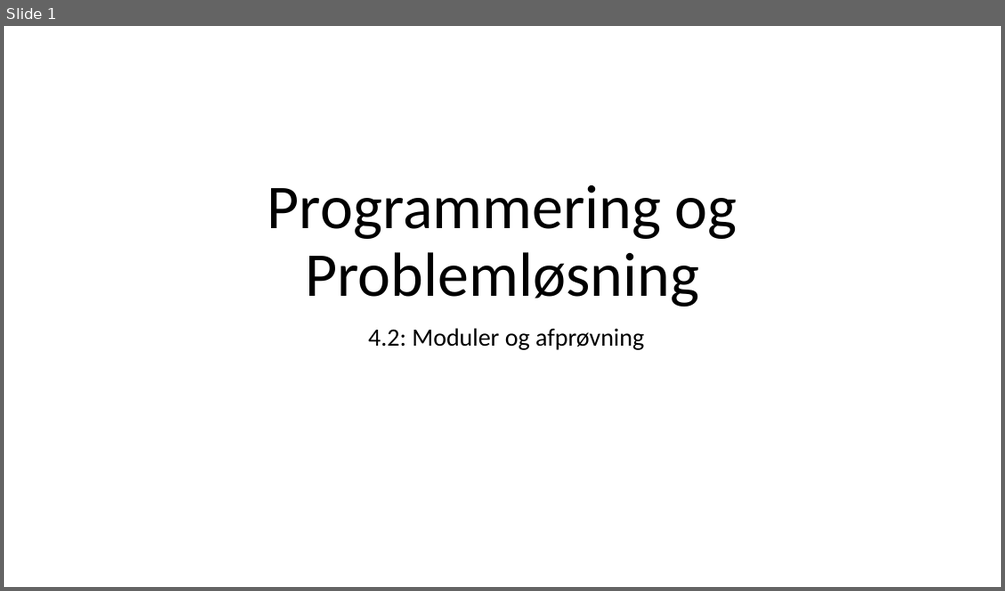
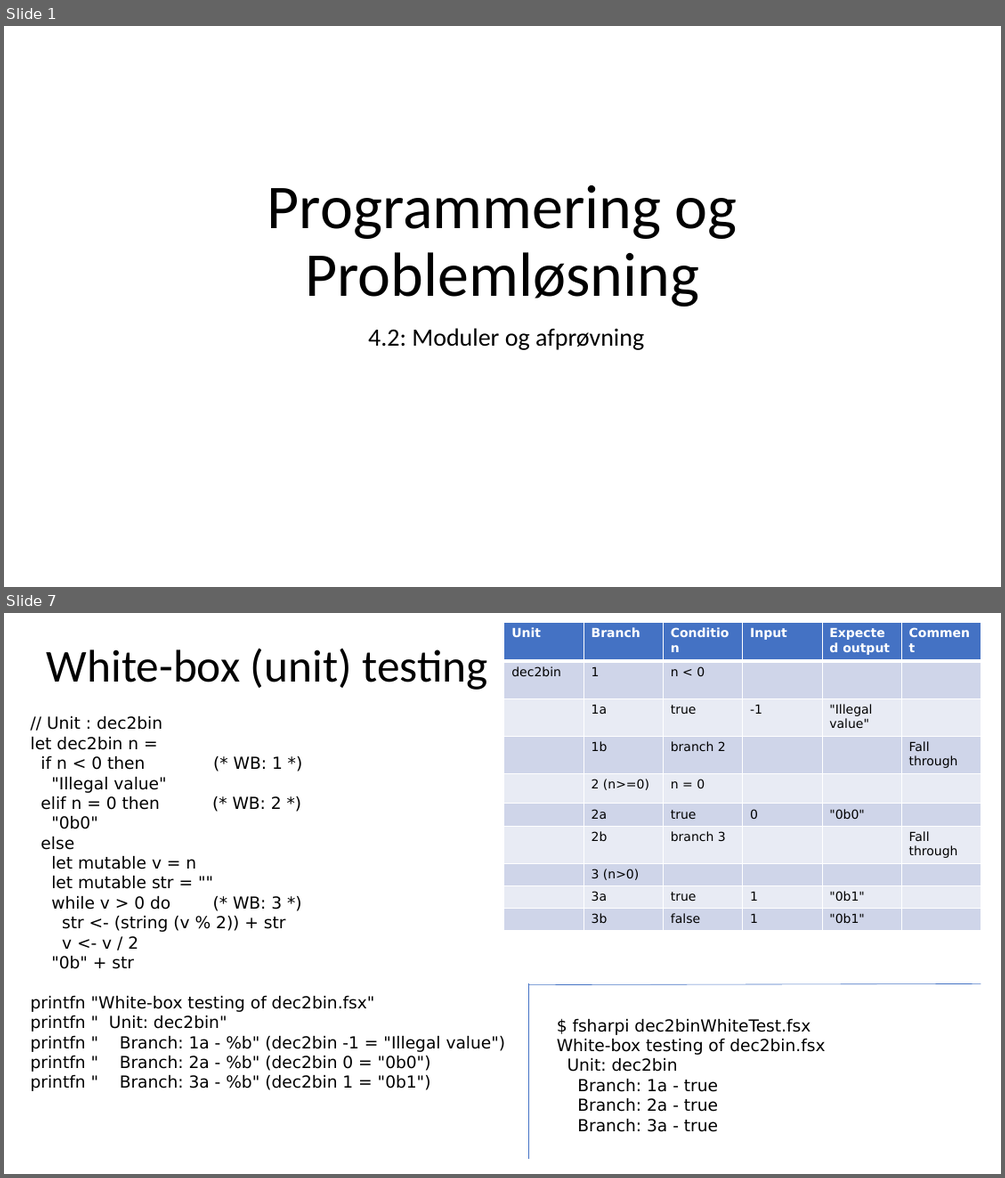
Before and after one commit to fisterloegsovs/pop22, a slide deck: lectures/4.2ModulesNTests/lecture.pptx. Shown one above the other, each under a label of ours: slide 1 before the commit, slides 1 and 7 after it; the slides between them are not shown. The pictures are 1005x591 and 1005x1178 pixels, drawn with LibreOffice and Linux fonts; fonts in the diff are those of the drawing. Boxes give left, top, right and bottom in pixels: in the first picture for what was removed or moved away, otherwise in the second. Text is boxed around its words. In the diff, an @@ line names an element or a change of style, - is before the commit and + after.

```diff
--- a/lectures/4.2ModulesNTests/lecture.pptx
+++ b/lectures/4.2ModulesNTests/lecture.pptx
@@ slide 7 added at bbox=[4, 613, 1001, 1174], background #FFFFFF @@
@@ table added at bbox=[504, 623, 979, 931], 10 rows, 6 columns @@
+Unit | Branch | Condition | Input | Expected output | Comment
+dec2bin | 1 | n < 0 |  |  | 
+ | 1a | true | -1 | "Illegal value" | 
+ | 1b | branch 2 |  |  | Fall through
+ | 2 (n>=0) | n = 0 |  |  | 
+ | 2a | true | 0 | "0b0" | 
+ | 2b | branch 3 |  |  | Fall through
+ | 3 (n>0) |  |  |  | 
+ | 3a | true | 1 | "0b1" | 
+ | 3b | false | 1 | "0b1" | 
@@ title added at bbox=[47, 648, 487, 690], 44 pt, text #000000 @@
+White-box (unit) testing
@@ text added at bbox=[31, 716, 506, 1091], 16 pt, text #000000 @@
+// Unit : dec2bin
+let dec2bin n =
+if n < 0 then (* WB: 1 *)
+"Illegal value"
+elif n = 0 then (* WB: 2 *)
+"0b0"
+else
+let mutable v = n
+let mutable str = ""
+while v > 0 do (* WB: 3 *)
+str <- (string (v % 2)) + str
+v <- v / 2
+"0b" + str
+printfn "White-box testing of dec2bin.fsx"
+printfn " Unit: dec2bin"
+printfn " Branch: 1a - %b" (dec2bin -1 = "Illegal value")
+printfn " Branch: 2a - %b" (dec2bin 0 = "0b0")
+printfn " Branch: 3a - %b" (dec2bin 1 = "0b1")
@@ line added from (528, 985) to (981, 984), #4472C4 0.5 pt @@
@@ line added from (528, 984) to (528, 1159), #4472C4 0.5 pt @@
@@ text added at bbox=[557, 1018, 825, 1132], 16 pt, text #000000 @@
+$ fsharpi dec2binWhiteTest.fsx
+White-box testing of dec2bin.fsx
+Unit: dec2bin
+Branch: 1a - true
+Branch: 2a - true
+Branch: 3a - true
```
Also in this commit, not shown: 2 slides changed, 5 other slides added, 17 other files.
